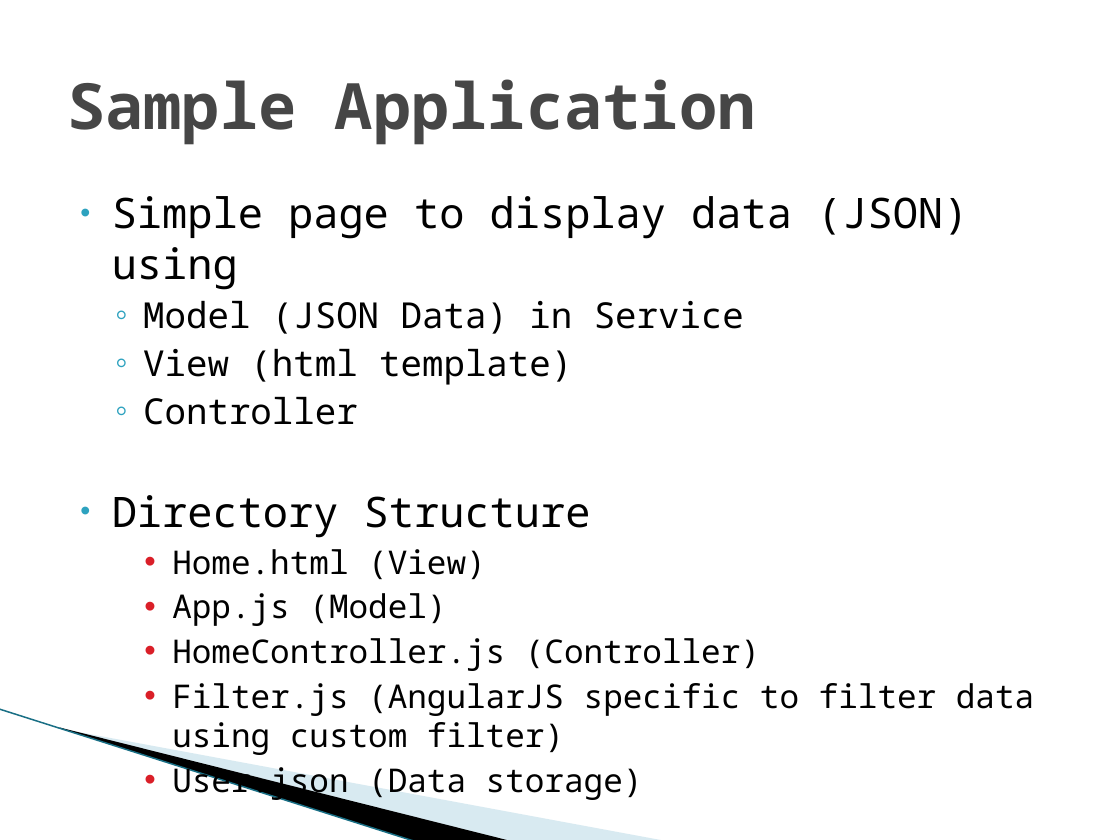
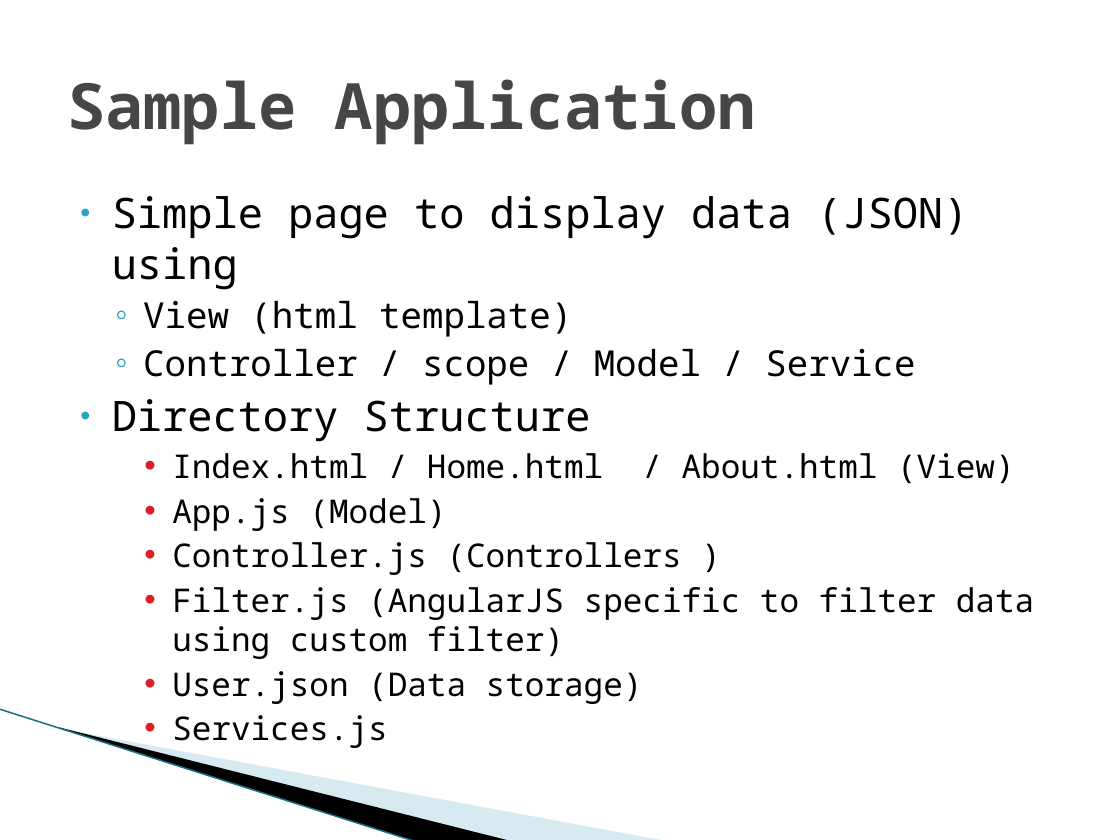
Before and after one commit to LeidosInnovation/Project-AngularJS, a slide deck: slide 5 of AngularJS-01/AngularJS-01.pptx. Drawn at 1120x840 pixels with LibreOffice and Linux fonts; fonts in the diff are those of the drawing; background and template pictures are left out. Boxes give left, top, right and bottom in pixels: in the first picture for what was removed or moved away, otherwise in the second. Text is boxed around its words. In the diff, an @@ line names an element or a change of style, - is before the commit and + after.

Commit message:
updating slides

```diff
--- a/AngularJS-01/AngularJS-01.pptx
+++ b/AngularJS-01/AngularJS-01.pptx
@@ text at [143,300,744,334]: paragraph removed @@
-  ◦ Model (JSON Data) in Service
@@ text at [143,348,915,385]: text changed @@
-  ◦ Controller
+  ◦ Controller / scope / Model / Service
@@ text at [172,453,1015,484]: text changed @@
-    • Home.html (View)
+    • Index.html / Home.html / About.html (View)
@@ text at [172,542,682,575]: text changed @@
-    • HomeController.js (Controller)
+    • Controller.js (Controllers )
@@ text at [172,715,387,748]: paragraph added @@
+    • Services.js
```
Also in this commit, not shown: 4 other slides changed, 4 slides added, 3 slides removed.
